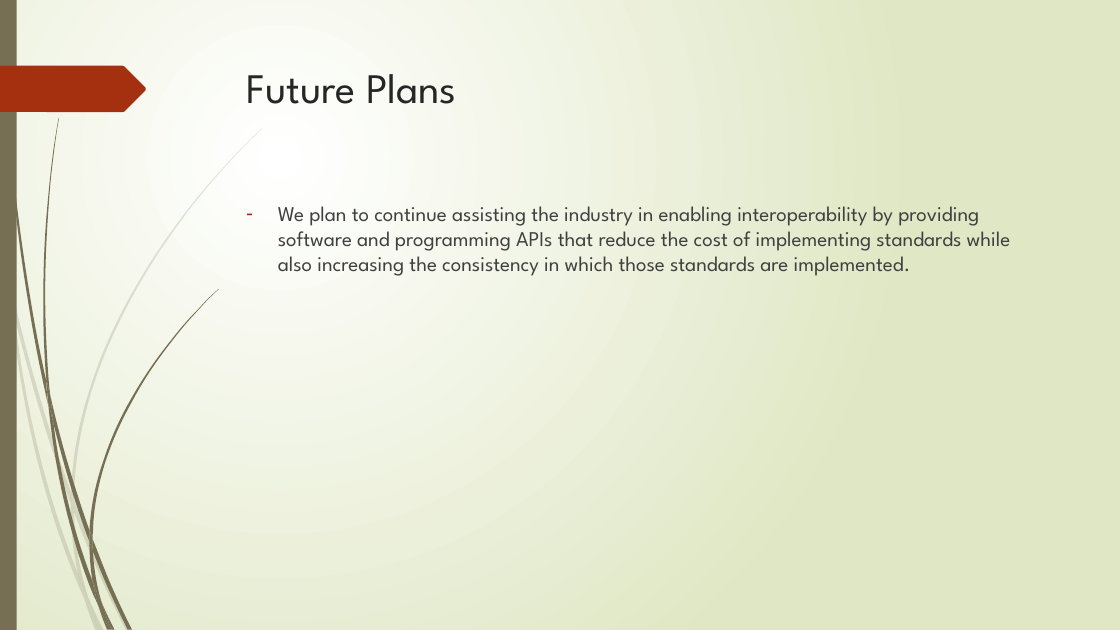
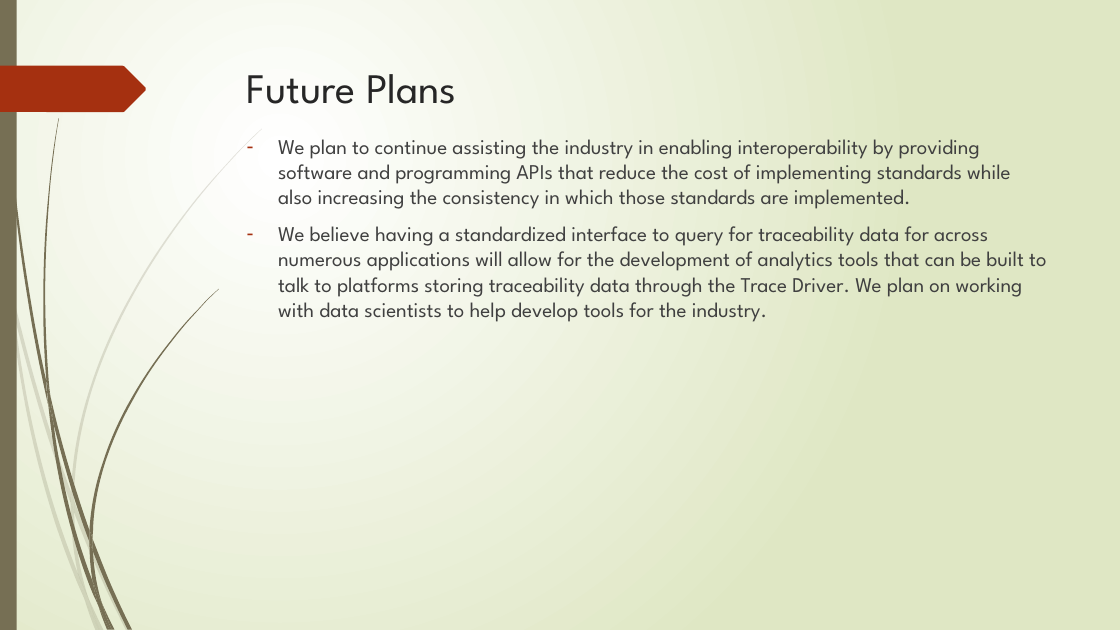
Before and after one commit to TraceabilityInternet/TraceabilityDriver, a slide deck: slide 11 of FDAPresentation.pptx. Drawn at 1120x630 pixels with LibreOffice and Linux fonts; fonts in the diff are those of the drawing. Boxes give left, top, right and bottom in pixels: in the first picture for what was removed or moved away, otherwise in the second. Text is boxed around its words. In the diff, an @@ line names an element or a change of style, - is before the commit and + after.

Commit message:
Continued working on the demo for the FDA Submission.

```diff
--- a/FDAPresentation.pptx
+++ b/FDAPresentation.pptx
@@ text "We plan to continue assisting ...": place and size @@
-text "We plan to continue assisting ..." at box(278, 206, 1011, 276)
+text "We plan to continue assisting ..." at box(278, 139, 1046, 322)
@@ text at box(278, 226, 1046, 322): paragraph added @@
+– We believe having a standardized interface to query for traceability data for across numerous applications will allow for the development of analytics tools that can be built to talk to platforms storing traceability data through the Trace Driver. We plan on working with data scientists to help develop tools for the industry.
```
Also in this commit, not shown: 8 other slides changed, 39 other files.
